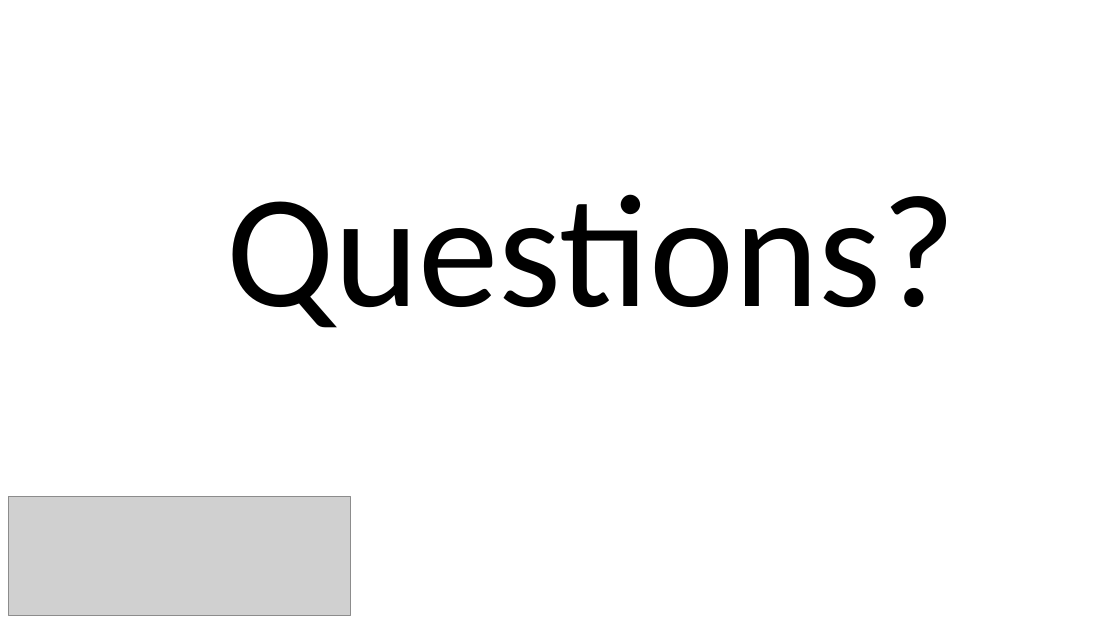
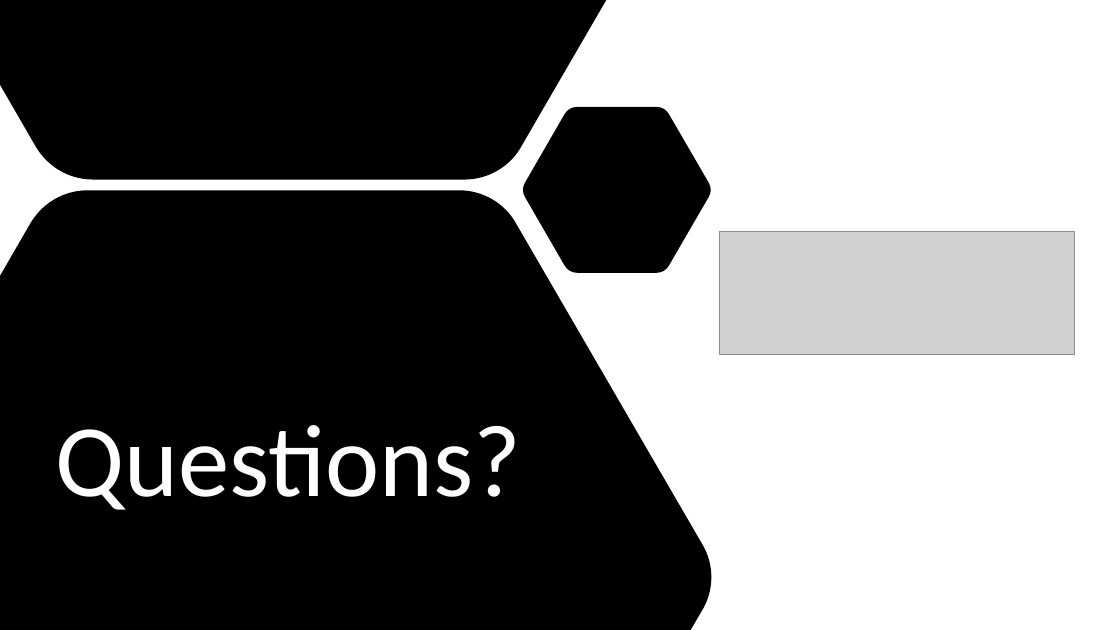
Before and after one commit to CryptoJones/OWASP-OMAHA-QTR2-MTG, a slide deck: slide 40 of slidedeck.pptx (slide 35 before the commit). Drawn at 1120x630 pixels with LibreOffice and Linux fonts; fonts in the diff are those of the drawing; grey boxes stand for pictures. Boxes give left, top, right and bottom in pixels: in the first picture for what was removed or moved away, otherwise in the second. Text is boxed around its words. In the diff, an @@ line names an element or a change of style, - is before the commit and + after.

```diff
--- a/slidedeck.pptx
+++ b/slidedeck.pptx
@@ freeform shape added at <box>0,0,712,630</box>, fill #000000 @@
@@ picture: place and size @@
-picture at <box>9,497,351,615</box>
+picture at <box>720,232,1075,355</box>
@@ text "Questions?": place and size @@
-text "Questions?" at <box>226,194,956,328</box>
+text "Questions?" at <box>55,425,521,510</box>
@@ text "Questions?" at <box>55,425,521,510</box>: size 138 to 88 pt, text colour #000000 to #FFFFFF @@
```
Also in this commit, not shown: 3 other slides changed, 33 slides added, 28 slides removed, 1 other file.
